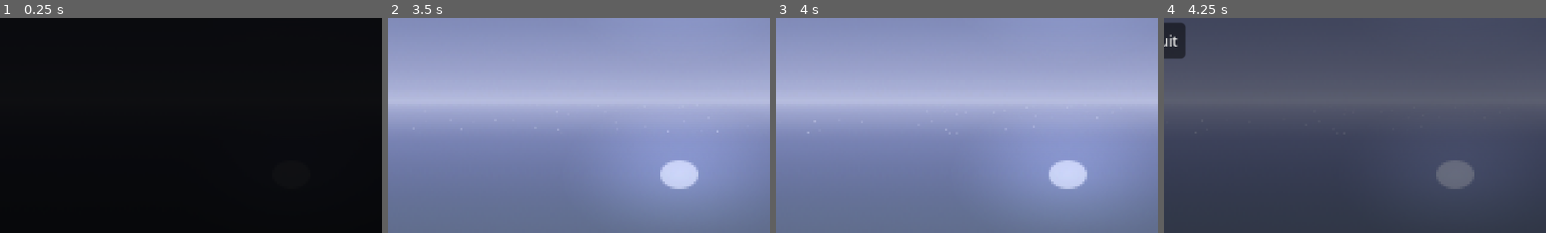
Above: before the commit, frames 1-4 (left to right).
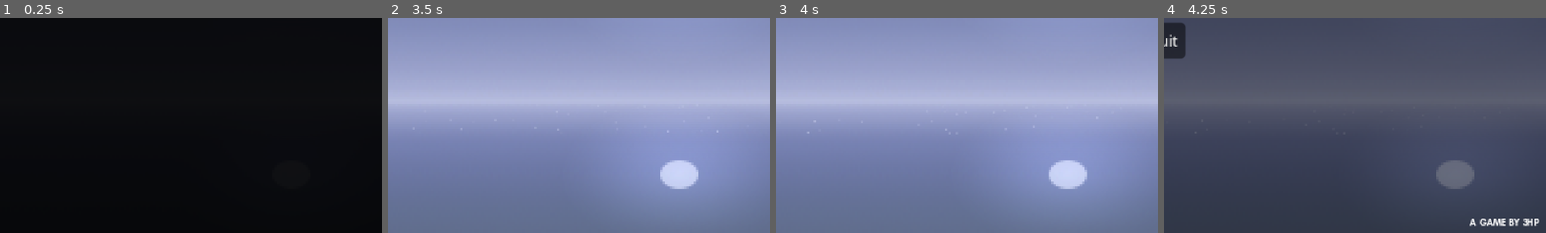
Above: after the commit, the same moments.

Repository: slowstate/atlantis
Game: Godot game, scene res://world/world.tscn
The game is run twice, just before and just after one commit, with the same random seed, the same clock (stepped at 60 frames per second) and the same inputs. The engine's default icon, where the game draws it, is replaced by a stand-in: a white triangle on a blue panel in a dark square. Sound files missing from this copy of the repository are replaced by a short silence.
Inputs (mouse positions are % of the whole screen's width and height, from its top left):
- Up to frame 1 (0.25 s): no input
- Up to frame 2 (3.5 s): tap Enter at 0.5 s; move the mouse to (72, 45) at 0.52 s; hold D (player_move_right) 0.53-1.28 s; hold F (player_interact) 0.53-1.28 s; click (72, 45) at 0.67 s; move the mouse to (30, 55) at 1.27 s; hold S (player_move_down) 1.28-2.03 s; tap G (god_mode) at 1.35 s; click (30, 55) at 1.42 s; tap F (player_interact) at 1.55, 3.05 s; move the mouse to (60, 28) at 2.02 s; hold D (player_move_right) 2.03-2.78 s; hold F (player_interact) 2.03-2.78 s; click (60, 28) at 2.17 s; move the mouse to (45, 70) at 2.77 s; hold W (player_move_up) from 2.78 s (still down); tap Mouse wheel down (player_select_next_item) at 2.85 s; click (45, 70) at 2.92 s
- Up to frame 3 (4 s): move the mouse to (80, 65) at 3.52 s; release W (player_move_up) at 3.53 s; hold A (player_move_left) from 3.53 s (still down); hold Mouse wheel up (player_select_previous_item) from 3.53 s (still down); click (80, 65) at 3.67 s; tap F (player_interact) at 3.8 s
- Up to frame 4 (4.25 s): keep holding A (player_move_left); keep holding Mouse wheel up (player_select_previous_item); tap Escape (player_pause) at 4.15 s
The pictures show only the part of the screen within x 50-100%, y 50-100%; the shares and areas given below are measured in that part.

Frames 1-3 are identical in both runs. In frame 4, 0.4% of the frame differs, in the area x 80-99%, y 93-97%.

Commit message:
Bugfixes (radio, oxygen on inventory, ending scene, warehouse generator), text touch-ups

Diff:
--- a/atlantis/common/localisation/locales_dialogue.csv
+++ b/atlantis/common/localisation/locales_dialogue.csv
@@ -5,10 +5,10 @@
 PLAYER_DIALOGUE_2,"How on earth… Who built this?"
 PLAYER_DIALOGUE_3,"Well, that was 2 months ago"
 PLAYER_DIALOGUE_4,"Just me now"
-RADIO_1_MESSAGE_1,"This is a global message to all remaining people of this world"
-RADIO_1_MESSAGE_2,"The final GEP spaceship will be departing from Earth on 31 March 1949 at midday"
-RADIO_1_MESSAGE_3,"Please arrange evacuation rafts from your location to ensure you arrive at Port Phillip"
-RADIO_1_MESSAGE_4,"This is the final ship. We repeat. This is the final ship..."
+RADIO_1_MESSAGE_1,"""This is a global message to all remaining people of this world..."""
+RADIO_1_MESSAGE_2,"""The final GEP spaceship will be departing from Earth on 31 March 1949 at midday..."""
+RADIO_1_MESSAGE_3,"""Please arrange evacuation rafts from your location to ensure you arrive at Port Phillip..."""
+RADIO_1_MESSAGE_4,"""This is the final ship. We repeat. This is the final ship..."""
 ARGO_M_MESSAGE_1,"""Tom, Mike, are you guys getting this?"""
 ARGO_M_MESSAGE_2,"""What’s taking so long?"""
 ARGO_M_MESSAGE_3,"""Hurry back so we can get out of here!"""
--- a/atlantis/common/localisation/locales_items.csv
+++ b/atlantis/common/localisation/locales_items.csv
@@ -1,7 +1,7 @@
 keys,en
 ITEM_0_MINING_TOOL,Mining Tool
-ITEM_0_MINING_TOOL_DESCRIPTION,This tool can mine Glowstone
+ITEM_0_MINING_TOOL_DESCRIPTION,"A PH-X1, a reliable hammerbolt gun mostly used for mining."
 ITEM_100_GLOWSTONE,Glowstone
-ITEM_100_GLOWSTONE_DESCRIPTION,A glowing stone
+ITEM_100_GLOWSTONE_DESCRIPTION,"A glowing crystal used to power all kinds of devices. Better hold onto it."
 ITEM_101_PHOTONIC_INVERTOR,Photonic Invertor
-ITEM_101_PHOTONIC_INVERTOR_DESCRIPTION,An electrical component
+ITEM_101_PHOTONIC_INVERTOR_DESCRIPTION,"An electrical component used to convert the photonic emissions into usable power. The generator in my old apartment used to have a smaller version."
--- a/atlantis/common/localisation/locales_notes.csv
+++ b/atlantis/common/localisation/locales_notes.csv
@@ -2,7 +2,7 @@
 NOTE_0_ARK_PLANS_TITLE,"Ark Plans"
 NOTE_0_ARK_PLANS_CONTENT,"This is the note with the Ark Plans"
 NOTE_1_LETTER_TITLE,Letter from Dad
-NOTE_1_LETTER_CONTENT,"Aston,\n\nThe final evacuation raft i …(234 unchanged characters)… you.\n\nFor now, please take care of you and the rest of the crew.\n\n- Dad
+NOTE_1_LETTER_CONTENT,"Aston,\n\nThe final evacuation raft i …(234 unchanged characters)… you.\n\nFor now, please take care of yourself and the rest of the crew.\n\n- Dad
 "
 NOTE_2_SURVIVORS_JOURNAL_TITLE,Survivor's Journal
 NOTE_2_SURVIVORS_JOURNAL_CONTENT,"29 November 1948\n\nI do not know why I am writing this. If anyone reads this, it is  …(335 unchanged characters)…
--- a/atlantis/entities/items/photonic_invertor/photonic_invertor.gd
+++ b/atlantis/entities/items/photonic_invertor/photonic_invertor.gd
@@ -2,12 +2,17 @@
 extends Item
 
 @onready var collectable: Collectable = $Collectable
+@onready var collision_shape_2d: CollisionShape2D = $InteractionBox/CollisionShape2D
 
 
 func _init() -> void:
 	id = Ids.Items.PhotonicInvertor
 
 
+func enable_collision(enable: bool) -> void:
+	collision_shape_2d.disabled = !enable
+
+
 func _on_interactable_just_interacted() -> void:
 	collectable.collect()
 	queue_free()
--- a/atlantis/entities/items/photonic_invertor/wrong_photonic_invertor.gd
+++ b/atlantis/entities/items/photonic_invertor/wrong_photonic_invertor.gd
@@ -4,5 +4,5 @@
 @onready var collision_shape_2d: CollisionShape2D = $InteractionBox/CollisionShape2D
 
 
-func enable(enable: bool) -> void:
+func enable_collision(enable: bool) -> void:
 	collision_shape_2d.disabled = !enable
--- a/atlantis/menus/pause_menu/pause_menu.tscn
+++ b/atlantis/menus/pause_menu/pause_menu.tscn
@@ -1,6 +1,7 @@
-[gd_scene load_steps=7 format=3 uid="uid://ca6mfue2lfa8u"]
+[gd_scene load_steps=9 format=3 uid="uid://ca6mfue2lfa8u"]
 
 [ext_resource type="Script" uid="uid://u3yadp4ba7y4" path="res://menus/pause_menu/pause_menu.gd" id="1_5ndmu"]
+[ext_resource type="FontFile" uid="uid://bumo78dd5hebk" path="res://common/fonts/GlacialIndifference-Bold.otf" id="2_jwttc"]
 
 [sub_resource type="Gradient" id="Gradient_bkue7"]
 offsets = PackedFloat32Array(0)
@@ -52,6 +53,10 @@
 corner_radius_bottom_right = 2
 corner_radius_bottom_left = 2
 
+[sub_resource type="LabelSettings" id="LabelSettings_qd56w"]
+font = ExtResource("2_jwttc")
+font_size = 4
+
 [node name="PauseMenu" type="CanvasLayer"]
 process_mode = 3
 layer = 9
@@ -93,5 +98,15 @@
 theme_override_styles/focus = SubResource("StyleBoxFlat_5ndmu")
 text = "Quit"
 
+[node name="3HPLabel" type="Label" parent="."]
+offset_left = 288.0
+offset_top = 173.0
+offset_right = 317.0
+offset_bottom = 178.0
+text = "A GAME BY 3HP"
+label_settings = SubResource("LabelSettings_qd56w")
+horizontal_alignment = 2
+vertical_alignment = 2
+
 [connection signal="pressed" from="VBoxContainer/ResumeButton" to="." method="_on_resume_button_pressed"]
 [connection signal="pressed" from="VBoxContainer/QuitButton" to="." method="_on_quit_button_pressed"]
--- a/atlantis/player/PlayerStateMachine/oxygen_depleting_state.gd
+++ b/atlantis/player/PlayerStateMachine/oxygen_depleting_state.gd
@@ -35,10 +35,7 @@
 	if player.god_mode:
 		return
 
-	if player.inventory.visible:
-		player.oxygen = clamp(player.oxygen - oxygen_deplete_rate / 5.0 * delta, 0.0, player.OXYGEN_MAX)
-	else:
-		player.oxygen = clamp(player.oxygen - oxygen_deplete_rate * delta, 0.0, player.OXYGEN_MAX)
+	player.oxygen = clamp(player.oxygen - oxygen_deplete_rate * delta, 0.0, player.OXYGEN_MAX)
 	oxygen_tank_fill.scale.y = lerp(0.0, -1.0, player.oxygen / player.OXYGEN_MAX)
 	drowning_gradient.fill_to = clamp(drowning_gradient.fill_to + Vector2(1.0, 1.0) * delta, Vector2(0.499, 0.499), Vector2(1.0, 1.0))
 
--- a/atlantis/player/player.gd
+++ b/atlantis/player/player.gd
@@ -178,14 +178,23 @@
 
 		if frontmost_interactable is WarehouseGenerator:
 			if currently_selected_tool == Ids.Items.MiningTool:
+				print("mining tool")
 				mine_timer.start(2.0)
+				SfxManager.play_sfx("ActivateMiningTool", 0, -20, -15, 0.9, 1.1)
+				SfxManager.fade_sfx("ActivateMiningTool", 2, 0.5)
 			else:
 				dialogue("I need a tool to remove this panel")
+				print("dialogue")
 			return
 
 		if frontmost_interactable is Generator:
-			if !frontmost_interactable.has_glowstone or !frontmost_interactable.has_photonic_invertor:
-				dialogue("I think the generator is still missing something")
+			var generator = frontmost_interactable as Generator
+			if !generator.has_glowstone or !generator.has_photonic_invertor:
+				if !generator.has_played_first_interaction:
+					if generator.interacted:
+						return
+					await get_tree().create_timer(5.0).timeout
+				dialogue("I think the generator is missing something")
 				SfxManager.play_sfx("PressButton", 0, -20, -15, 0.9, 1.1)
 
 		if frontmost_interactable is Warehouse:
--- a/atlantis/project.godot
+++ b/atlantis/project.godot
@@ -17,7 +17,7 @@
 config/name="Atlantis"
 run/main_scene="uid://chhtc74hdy2e5"
 config/features=PackedStringArray("4.5", "Forward Plus")
-config/icon="res://icon.svg"
+config/icon="uid://dasbnfj3xa38c"
 
 [autoload]
 
--- a/atlantis/world/crystal_city/buildings/generator/generator.gd
+++ b/atlantis/world/crystal_city/buildings/generator/generator.gd
@@ -5,6 +5,7 @@
 
 var has_glowstone: bool = false
 var has_photonic_invertor: = false
+var interacted: bool = false
 var has_played_first_interaction: bool = false
 var battery_partial_flicker_count: int = 0
 var is_fixed: bool = false
@@ -34,17 +35,18 @@
 
 
 func _on_interactable_just_interacted() -> void:
-	if !has_played_first_interaction and !has_photonic_invertor and !has_glowstone:
-		SfxManager.play_sfx("GeneratorStart",0,-25,-20,0.9,1.1)
-		SfxManager.play_sfx("GeneratorShort",5,-15,-10,0.9,1.1)
-		SfxManager.play_sfx("GeneratorBreak",4.5,-25,-20,0.9,1.1)
+	if !has_played_first_interaction and !has_photonic_invertor and !has_glowstone and !interacted:
+		interacted = true
+		SfxManager.play_sfx("GeneratorStart", 0, -25, -20, 0.9, 1.1)
+		SfxManager.play_sfx("GeneratorShort", 5, -15, -10, 0.9, 1.1)
+		SfxManager.play_sfx("GeneratorBreak", 4.5, -25, -20, 0.9, 1.1)
 		await get_tree().create_timer(5.0).timeout
 		_play_photonic_invertor_break_sequence()
 		has_played_first_interaction = true
 		return
 
 	if !has_photonic_invertor:
-		SfxManager.play_sfx("PressButton",0,-20,-15,0.9,1.1)
+		SfxManager.play_sfx("PressButton", 0, -20, -15, 0.9, 1.1)
 		photonic_invertor_sparks.emitting = true
 
 	if has_glowstone and has_photonic_invertor:
@@ -52,10 +54,10 @@
 			is_fixed = true
 			generator_enabled.emit()
 			SfxManager.stop_sfx("GeneratorBreak")
-			SfxManager.play_sfx("GeneratorStart",0,-25,-20,0.9,1.1)
-			SfxManager.play_sfx("GeneratorRunning",4.5,-20,-15,0.9,1.1)
-			SfxManager.fade_sfx("GeneratorRunning",10,50)
-			MusicManager.play_music("LitCrystalCity",0,-5,2)
+			SfxManager.play_sfx("GeneratorStart", 0, -25, -20, 0.9, 1.1)
+			SfxManager.play_sfx("GeneratorRunning", 4.5, -20, -15, 0.9, 1.1)
+			SfxManager.fade_sfx("GeneratorRunning", 10, 50)
+			MusicManager.play_music("LitCrystalCity", 0, -5, 2)
 			Globals.is_crystal_city_generator_enabled = true
 
 
@@ -72,7 +74,7 @@
 
 
 func _play_glowstone_break_sequence() -> void:
-	SfxManager.play_sfx("InverterBreak",0,-20,-15,0.9,1.1)
+	SfxManager.play_sfx("InverterBreak", 0, -20, -15, 0.9, 1.1)
 	battery_partial_flicker_timer.start(0.2)
 
 
@@ -104,7 +106,7 @@
 		Globals.player.inventory.remove_item(Ids.Items.PhotonicInvertor)
 		has_photonic_invertor = true
 		photonic_invertor_new.visible = true
-		SfxManager.play_sfx("InsertInverter",0,-20,-15,0.9,1.1)
+		SfxManager.play_sfx("InsertInverter", 0, -20, -15, 0.9, 1.1)
 		_play_glowstone_break_sequence()
 
 
@@ -112,5 +114,5 @@
 	if !has_glowstone and Globals.player.currently_selected_tool == Ids.Items.Glowstone:
 		Globals.player.inventory.remove_item(Ids.Items.Glowstone)
 		has_glowstone = true
-		SfxManager.play_sfx("DepositGlowstone",0,-20,-15,0.9,1.1)
+		SfxManager.play_sfx("DepositGlowstone", 0, -20, -15, 0.9, 1.1)
 		glowstone_new.visible = true
--- a/atlantis/world/crystal_city/buildings/rocket_hangar/end_demo_overlay.gd
+++ b/atlantis/world/crystal_city/buildings/rocket_hangar/end_demo_overlay.gd
@@ -4,6 +4,7 @@
 @onready var thanks_for_playing_label: Label = $ThanksForPlayingLabel
 @onready var quit_button: Button = $QuitButton
 @onready var end_screen_timer: Timer = $EndScreenTimer
+@onready var _3hp_label: Label = $"3HPLabel"
 
 
 func _ready() -> void:
@@ -11,16 +12,18 @@
 	background.modulate.a = 0.0
 	thanks_for_playing_label.modulate.a = 0.0
 	quit_button.modulate.a = 0.0
+	_3hp_label.modulate.a = 0.0
 
 
 func _physics_process(_delta: float) -> void:
 	if !end_screen_timer.is_stopped():
-		end_screen_timer.visible = true
+		visible = true
 		background.modulate.a = lerp(0.0, 1.0, TimerUtils.timer_progress(end_screen_timer))
 		thanks_for_playing_label.modulate.a = lerp(0.0, 1.0, TimerUtils.timer_progress(end_screen_timer))
 		quit_button.modulate.a = lerp(0.0, 1.0, TimerUtils.timer_progress(end_screen_timer))
+		_3hp_label.modulate.a = lerp(0.0, 1.0, TimerUtils.timer_progress(end_screen_timer))
 
 
-func _on_main_menu_button_pressed() -> void:
+func _on_quit_button_pressed() -> void:
 	SfxManager.stop_all_sfx()
 	get_tree().quit()
--- a/atlantis/world/crystal_city/buildings/rocket_hangar/rocket_hangar.tscn
+++ b/atlantis/world/crystal_city/buildings/rocket_hangar/rocket_hangar.tscn
@@ -12,6 +12,7 @@
 [ext_resource type="Texture2D" uid="uid://c2ge724xf208x" path="res://world/crystal_city/buildings/rocket_hangar/hangar_door.png" id="8_sxlnm"]
 [ext_resource type="Texture2D" uid="uid://ckh21isrn7ptw" path="res://world/crystal_city/buildings/rocket_hangar/rocket_hangar_light_off.png" id="9_ac3hy"]
 [ext_resource type="Texture2D" uid="uid://irol2s2bsbyg" path="res://world/crystal_city/buildings/rocket_hangar/rocket_hangar_light_on.png" id="10_wua2u"]
+[ext_resource type="FontFile" uid="uid://bumo78dd5hebk" path="res://common/fonts/GlacialIndifference-Bold.otf" id="13_bp10s"]
 
 [sub_resource type="Gradient" id="Gradient_sxlnm"]
 offsets = PackedFloat32Array(0.52960527, 1)
@@ -86,6 +87,10 @@
 corner_radius_top_right = 2
 corner_radius_bottom_right = 2
 corner_radius_bottom_left = 2
+
+[sub_resource type="LabelSettings" id="LabelSettings_ac3hy"]
+font = ExtResource("13_bp10s")
+font_size = 4
 
 [node name="RocketHangar" type="Node2D"]
 script = ExtResource("1_ovpci")
@@ -201,5 +206,15 @@
 [node name="EndScreenTimer" type="Timer" parent="EndScreen"]
 one_shot = true
 
+[node name="3HPLabel" type="Label" parent="EndScreen"]
+offset_left = 288.0
+offset_top = 173.0
+offset_right = 317.0
+offset_bottom = 178.0
+text = "A GAME BY 3HP"
+label_settings = SubResource("LabelSettings_ac3hy")
+horizontal_alignment = 2
+vertical_alignment = 2
+
 [connection signal="just_interacted" from="Interactable" to="." method="_on_interactable_just_interacted"]
-[connection signal="pressed" from="EndScreen/QuitButton" to="EndScreen" method="_on_main_menu_button_pressed"]
+[connection signal="pressed" from="EndScreen/QuitButton" to="EndScreen" method="_on_quit_button_pressed"]
--- a/atlantis/world/crystal_city/buildings/warehouse/warehouse_generator/warehouse_generator.gd
+++ b/atlantis/world/crystal_city/buildings/warehouse/warehouse_generator/warehouse_generator.gd
@@ -9,8 +9,10 @@
 @onready var collision_shape_2d: CollisionShape2D = $InteractionBox/CollisionShape2D
 
 
-func enable(enable: bool) -> void:
+func enable_collision(enable: bool) -> void:
 	collision_shape_2d.disabled = !enable
+	if photonic_invertor != null:
+		photonic_invertor.enable_collision(enable)
 
 
 func _on_interactable_just_interacted() -> void:
@@ -19,11 +21,10 @@
 			interacted = true
 			interaction_box.monitoring = false
 			interaction_box.monitorable = false
-			# photonic_invertor.play_animation()
 			Globals.player.controls_enabled = false
 			SfxManager.play_sfx("DismantleMachine", 0, -15, -10, 0.9, 1.1)
 			var sfx_timer = get_tree().create_timer(2.0)
 			await sfx_timer.timeout
-			Globals.player.controls_enabled = true
 			panel.visible = false
 			photonic_invertor.visible = true
+			Globals.player.controls_enabled = true
--- a/atlantis/world/crystal_city/buildings/warehouse/warehouse_interior/warehouse_interior.gd
+++ b/atlantis/world/crystal_city/buildings/warehouse/warehouse_interior/warehouse_interior.gd
@@ -22,25 +22,25 @@
 	right_boundary_collision_shape_2d.disabled = true
 	bottom_boundary_collision_shape_2d.disabled = true
 	left_boundary_collision_shape_2d.disabled = true
-	warehouse_generator.enable(false)
-	wrong_photonic_invertor_1.enable(false)
-	wrong_photonic_invertor_2.enable(false)
-	wrong_photonic_invertor_3.enable(false)
-	wrong_photonic_invertor_4.enable(false)
-	wrong_photonic_invertor_5.enable(false)
+	warehouse_generator.enable_collision(false)
+	wrong_photonic_invertor_1.enable_collision(false)
+	wrong_photonic_invertor_2.enable_collision(false)
+	wrong_photonic_invertor_3.enable_collision(false)
+	wrong_photonic_invertor_4.enable_collision(false)
+	wrong_photonic_invertor_5.enable_collision(false)
 
 
-func enable(enable: bool) -> void:
+func enable_collision(enable: bool) -> void:
 	top_boundary_collision_shape_2d.disabled = !enable
 	right_boundary_collision_shape_2d.disabled = !enable
 	bottom_boundary_collision_shape_2d.disabled = !enable
 	left_boundary_collision_shape_2d.disabled = !enable
-	warehouse_generator.enable(enable)
-	wrong_photonic_invertor_1.enable(enable)
-	wrong_photonic_invertor_2.enable(enable)
-	wrong_photonic_invertor_3.enable(enable)
-	wrong_photonic_invertor_4.enable(enable)
-	wrong_photonic_invertor_5.enable(enable)
+	warehouse_generator.enable_collision(enable)
+	wrong_photonic_invertor_1.enable_collision(enable)
+	wrong_photonic_invertor_2.enable_collision(enable)
+	wrong_photonic_invertor_3.enable_collision(enable)
+	wrong_photonic_invertor_4.enable_collision(enable)
+	wrong_photonic_invertor_5.enable_collision(enable)
 
 
 func _on_interactable_just_interacted() -> void:
--- a/atlantis/world/crystal_city/crystal_city.gd
+++ b/atlantis/world/crystal_city/crystal_city.gd
@@ -59,13 +59,13 @@
 
 func _on_warehouse_warehouse_door_just_interacted() -> void:
 	warehouse_interior.visible = true
-	warehouse_interior.enable(true)
+	warehouse_interior.enable_collision(true)
 	Globals.argo.visible = false
 
 
 func _on_warehouse_interior_warehouse_interior_door_just_interacted() -> void:
 	warehouse_interior.visible = false
-	warehouse_interior.enable(false)
+	warehouse_interior.enable_collision(false)
 	Globals.argo.visible = true
 
 
@@ -74,11 +74,11 @@
 
 
 func _on_generator_generator_enabled() -> void:
-	street_lamp_lights.visible = true
 	city_lights_timer.start(4.5)
 
 
 func _on_city_lights_timer_timeout() -> void:
+	street_lamp_lights.visible = true
 	for city_light in city_lights:
 		if !city_light.visible:
 			city_light.visible = true
--- a/atlantis/world/crystal_city/crystal_city.tscn
+++ b/atlantis/world/crystal_city/crystal_city.tscn
@@ -62,7 +62,7 @@
 size = Vector2(180, 1024)
 
 [sub_resource type="RectangleShape2D" id="RectangleShape2D_ww5kb"]
-size = Vector2(444, 182)
+size = Vector2(326, 256)
 
 [sub_resource type="RectangleShape2D" id="RectangleShape2D_qxa0j"]
 size = Vector2(2351, 871.5)
--- a/atlantis/world/opening/opening_scene.gd
+++ b/atlantis/world/opening/opening_scene.gd
@@ -21,6 +21,7 @@
 	fade_in_overlay.modulate.a = 1.0
 	press_any_button.modulate.a = 0.0
 	fade_in_timer.start(3.0)
+	Globals.player.controls_enabled = false
 
 
 func _process(delta: float) -> void:
@@ -39,7 +40,7 @@
 		press_any_button.visible = false
 		camera.camera_shake(1.0, 6.0)
 		SfxManager.play_sfx("Earthquake", 0, -15, -10, 0.9, 1.1)
-		SfxManager.fade_sfx("Earthquake",4,4)
+		SfxManager.fade_sfx("Earthquake", 4, 4)
 		await get_tree().create_timer(7.0).timeout
 		var dialogue = Dialogue.create("OPENING_SCENE_PLAYER_DIALOGUE_1", 4.0, Vector2(63.0, 75.0))
 		add_child(dialogue)
--- a/atlantis/world/shallows/radio/radio.gd
+++ b/atlantis/world/shallows/radio/radio.gd
@@ -2,21 +2,32 @@
 extends Sprite2D
 
 var current_dialogue: Dialogue
+var playing_dialogue: bool = false
+
+
+func dialogue(dialogue_key: String, duration: float = 3.0, relative_position: Vector2 = Vector2(0.0, -36.0)) -> void:
+	if current_dialogue:
+		current_dialogue.queue_free()
+	current_dialogue = Dialogue.create(dialogue_key, duration, relative_position)
+	add_child(current_dialogue)
 
 
 func _on_interactable_just_interacted() -> void:
-	if current_dialogue != null:
-		current_dialogue.queue_free()
-	SfxManager.play_sfx("PressButton",0,-20,-15,0.9,1.1)
-	SfxManager.play_sfx("Radio",0.5,-30,-25,0.9,1.1)
-	current_dialogue = Dialogue.create("RADIO_1_MESSAGE_1", 6.0, Vector2(-5.0, -40.0))
-	add_child(current_dialogue)
+	if playing_dialogue:
+		return
+	playing_dialogue = true
+	SfxManager.play_sfx("PressButton", 0, -20, -15, 0.9, 1.1)
+	SfxManager.play_sfx("Radio", 0.5, -30, -25, 0.9, 1.1)
+	dialogue("RADIO_1_MESSAGE_1", 6.0, Vector2(-5.0, -40.0))
 	await get_tree().create_timer(7.0).timeout
-	current_dialogue = Dialogue.create("RADIO_1_MESSAGE_2", 6.0, Vector2(-5.0, -40.0))
-	add_child(current_dialogue)
+	SfxManager.play_sfx("Radio", 0.5, -40, -35, 0.7, 0.9)
+	dialogue("RADIO_1_MESSAGE_2", 6.0, Vector2(-5.0, -40.0))
 	await get_tree().create_timer(7.0).timeout
-	current_dialogue = Dialogue.create("RADIO_1_MESSAGE_3", 6.0, Vector2(-5.0, -40.0))
-	add_child(current_dialogue)
+	SfxManager.play_sfx("Radio", 0.5, -40, -35, 0.9, 1.1)
+	dialogue("RADIO_1_MESSAGE_3", 6.0, Vector2(-5.0, -40.0))
 	await get_tree().create_timer(7.0).timeout
-	current_dialogue = Dialogue.create("RADIO_1_MESSAGE_4", 6.0, Vector2(-5.0, -40.0))
-	add_child(current_dialogue)
+	SfxManager.play_sfx("Radio", 0.5, -40, -35, 0.7, 0.9)
+	dialogue("RADIO_1_MESSAGE_4", 6.0, Vector2(-5.0, -40.0))
+	await get_tree().create_timer(6.0).timeout
+	SfxManager.play_sfx("PressButton", 0, -20, -15, 1.3, 1.5)
+	playing_dialogue = false
--- a/atlantis/world/world.gd
+++ b/atlantis/world/world.gd
@@ -16,8 +16,8 @@
 	player.spawn_point = ComponentUtils.get_component(basic_spawn_point, SpawnPoint.string_name) as SpawnPoint
 	player.camera_2d.enabled = false
 	player.visible = false
+	player.user_interface.visible = false
 	player.process_mode = Node.PROCESS_MODE_DISABLED
-	player.user_interface.visible = false
 
 
 func _physics_process(_delta: float) -> void:
@@ -64,8 +64,6 @@
 	player.visible = true
 	player.user_interface.visible = true
 	animation_player.play("player_dive")
-	print("diving")
 	await get_tree().create_timer(1.6).timeout
-	print("can move")
 	player.controls_enabled = true
 	Globals.player.inventory.add_note(Ids.Notes.Letter, false)
Binary file added: atlantis/common/fonts/GlacialIndifference-Bold.otf
Not shown, added: atlantis/common/fonts/GlacialIndifference-Bold.otf.import
Not shown: 1 places in atlantis/world/crystal_city/buildings/rocket_hangar/rocket_hangar.tscn that only renumber resources
